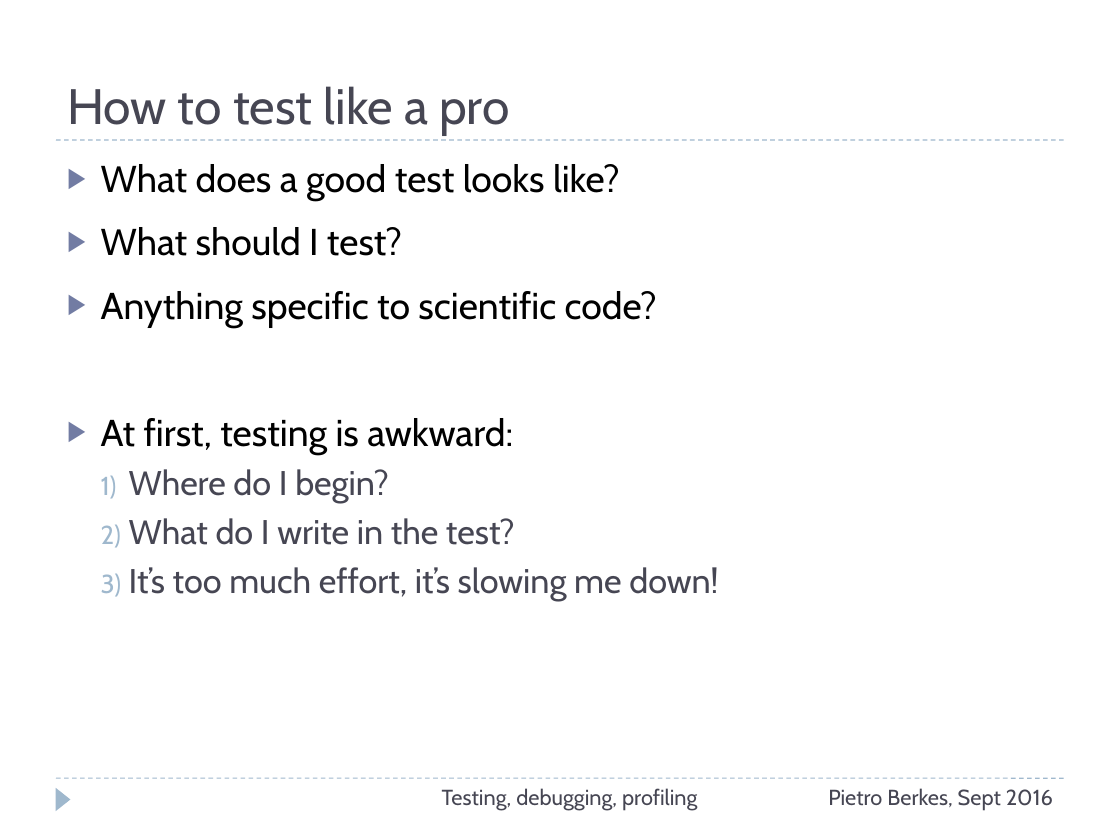
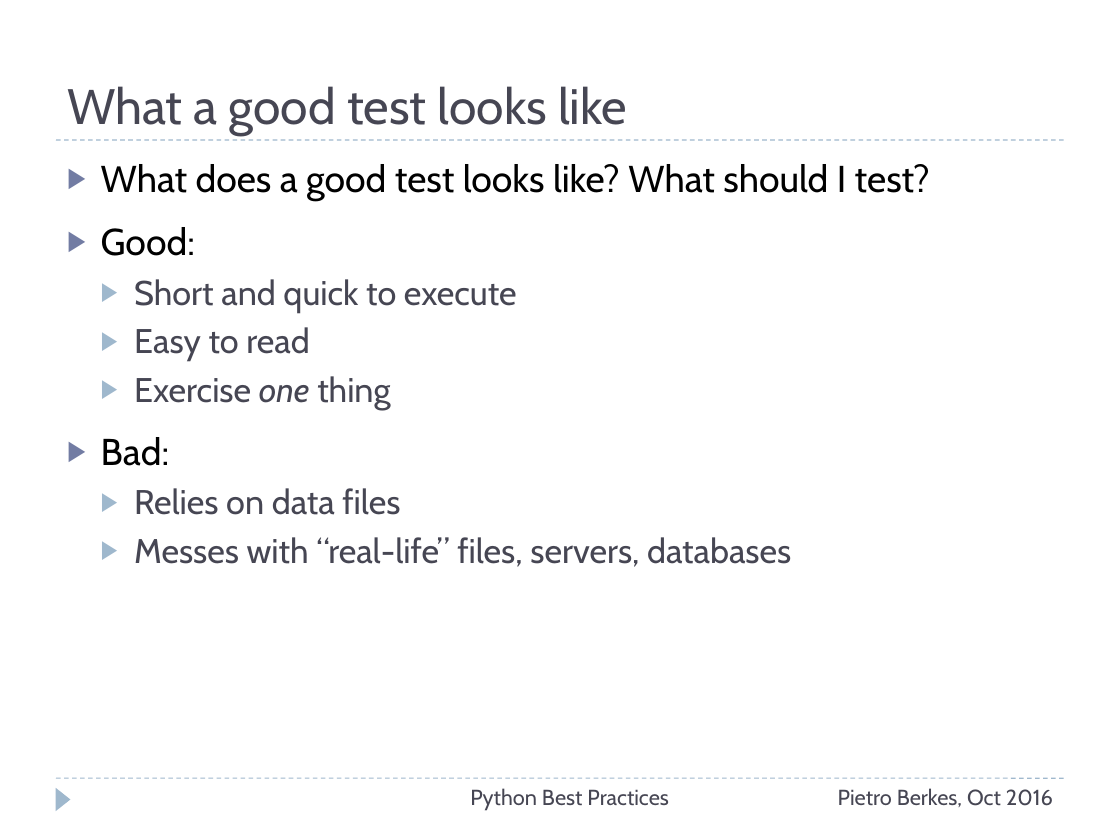
Before and after one commit to ASPP/testing_debugging_profiling, a slide deck: slide 37 of testing-debugging-profiling.pptx (slide 32 before the commit). Drawn at 1120x840 pixels with LibreOffice and Linux fonts; fonts in the diff are those of the drawing. Boxes give left, top, right and bottom in pixels: in the first picture for what was removed or moved away, otherwise in the second. Text is boxed around its words. In the diff, an @@ line names an element or a change of style, - is before the commit and + after.

```diff
--- a/testing-debugging-profiling.pptx
+++ b/testing-debugging-profiling.pptx
@@ title at bbox=[67, 86, 627, 134]: text changed @@
-How to test like a pro
+What a good test looks like
@@ text at bbox=[101, 164, 930, 567]: text changed; size 24 to 22 pt; text colour #000000 to #464653 @@
-▶ What does a good test looks like?
-▶ What should I test?
-▶ Anything specific to scientific code?
-▶ At first, testing is awkward:
-  1) Where do I begin?
-  2) What do I write in the test?
-  3) It’s too much effort, it’s slowing me down!
+▶ What does a good test looks like? What should I test?
+▶ Good:
+  ▶ Short and quick to execute
+  ▶ Easy to read
+  ▶ Exercise one thing
+▶ Bad:
+  ▶ Relies on data files
+  ▶ Messes with “real-life” files, servers, databases
@@ text at bbox=[470, 788, 668, 811]: text changed @@
-Testing, debugging, profiling
+Python Best Practices
@@ text at bbox=[838, 788, 1053, 807]: text changed @@
-Pietro Berkes, Sept 2016
+Pietro Berkes, Oct 2016
```
Also in this commit, not shown: 10 other slides changed, 5 slides added.
